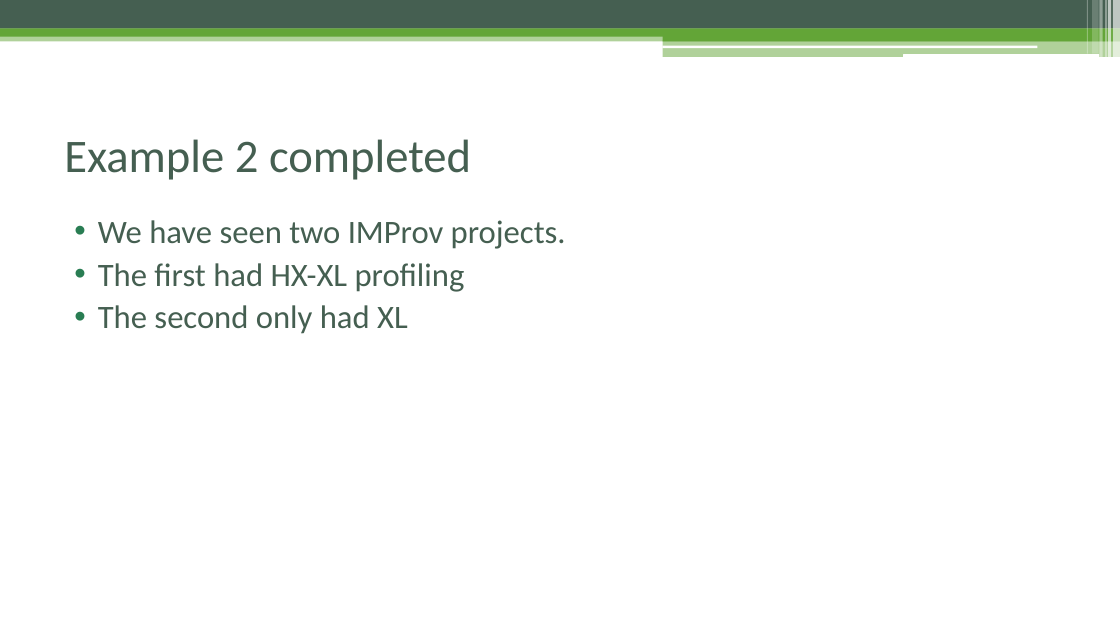
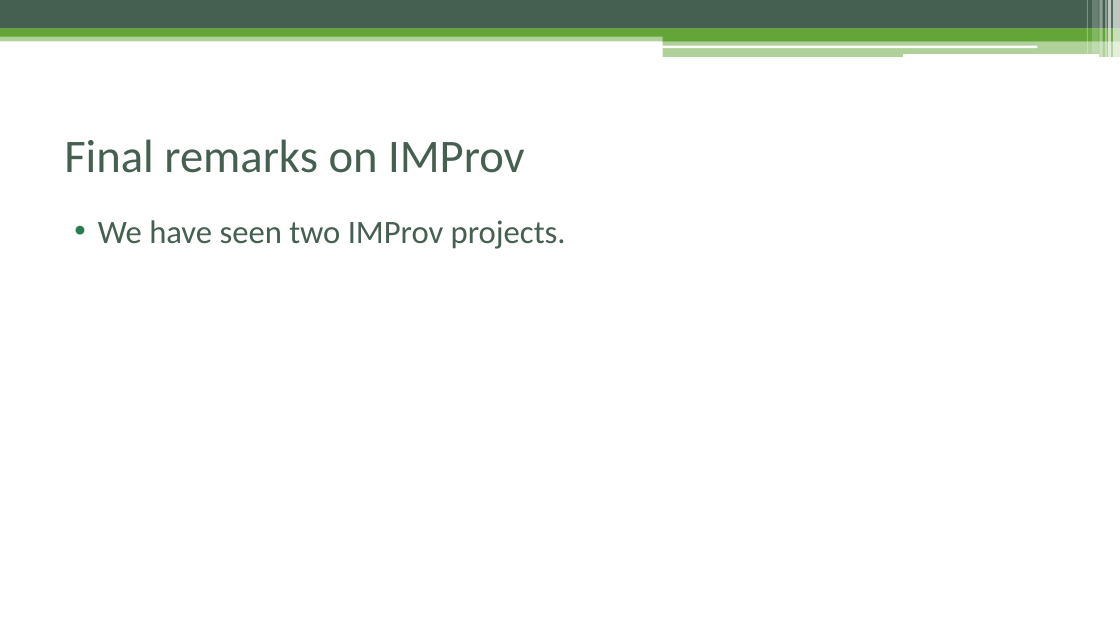
Before and after one commit to pellst/imp_msstudio_init, a slide deck: slide 36 of IMProv_project_prep.pptx (slide 26 before the commit). Drawn at 1120x630 pixels with LibreOffice and Linux fonts; fonts in the diff are those of the drawing. Boxes give left, top, right and bottom in pixels: in the first picture for what was removed or moved away, otherwise in the second. Text is boxed around its words. In the diff, an @@ line names an element or a change of style, - is before the commit and + after.

Commit message:
amend IMProv getting started guide

```diff
--- a/IMProv_project_prep.pptx
+++ b/IMProv_project_prep.pptx
@@ title at <box>64,139,525,173</box>: text changed @@
-Example 2 completed
+Final remarks on IMProv
@@ text at <box>98,263,465,334</box>: paragraphs removed @@
-• The first had HX-XL profiling
-• The second only had XL
```
Also in this commit, not shown: 5 other slides changed, 15 slides added, 2 slides removed, 1 other file.
